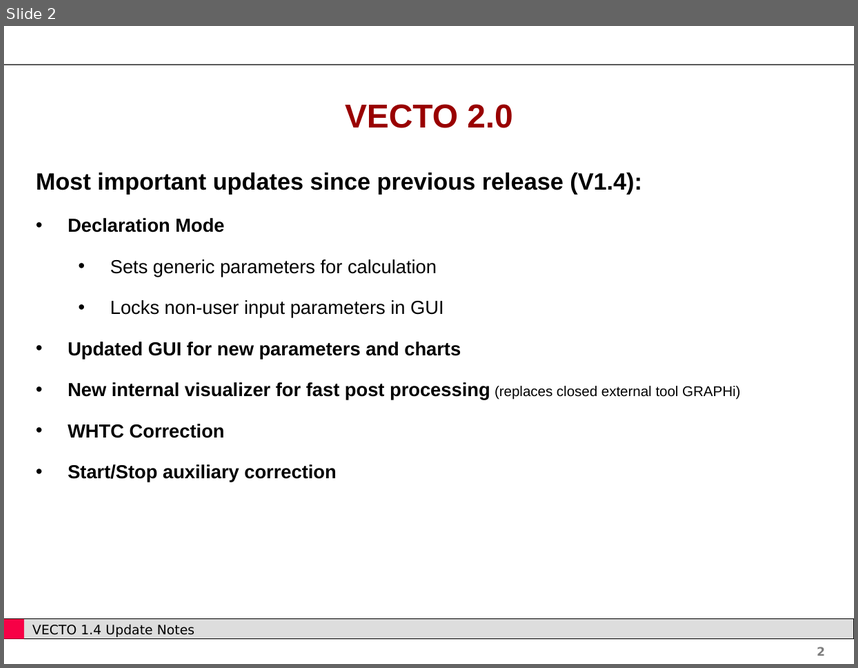
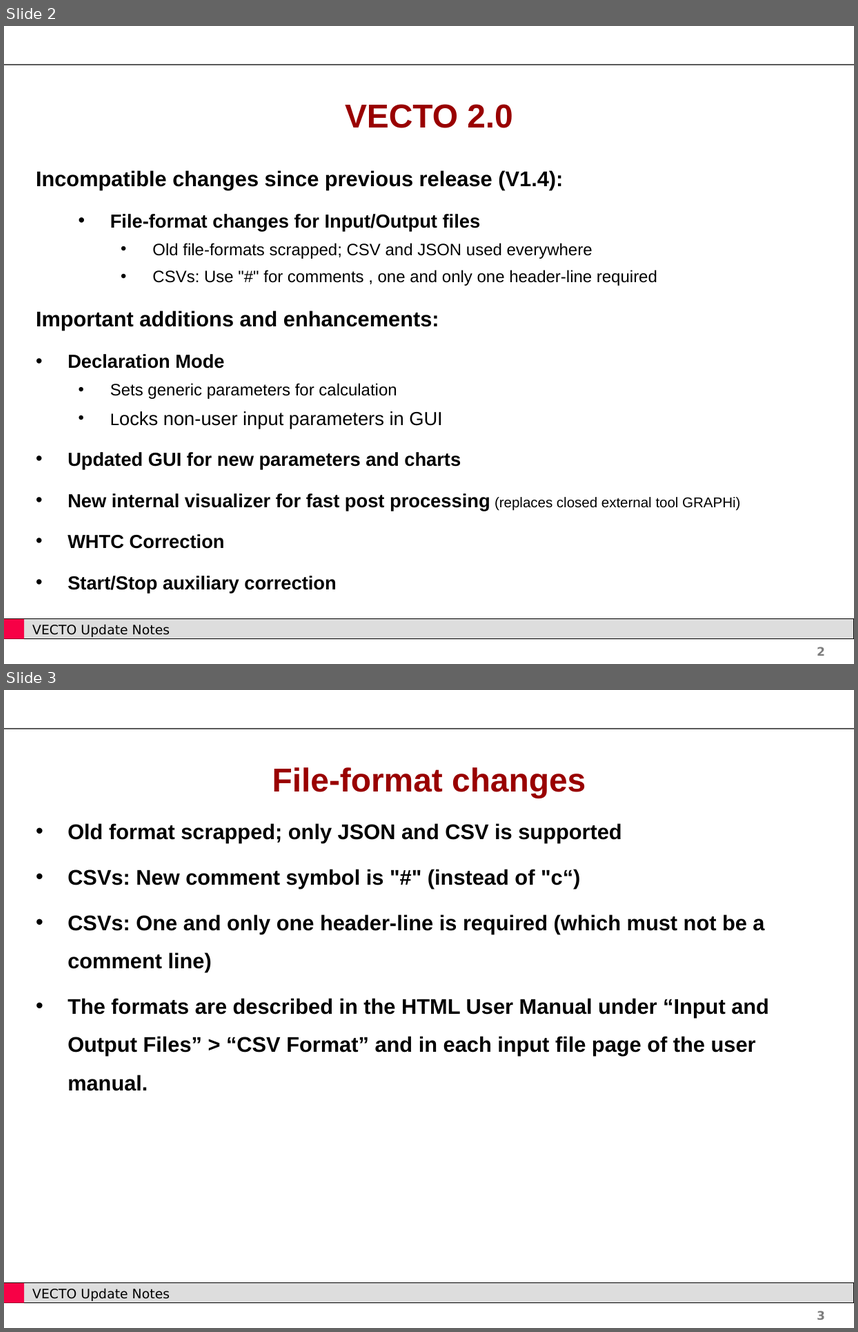
Before and after one commit to CLIMA-VECTO/vecto-sim, a slide deck: User Manual Source/Update Notes.pptx. Shown one above the other, each under a label of ours: slide 2 before the commit, slides 2 and 3 after it. The pictures are 858x668 and 858x1332 pixels, drawn with LibreOffice and Linux fonts; fonts in the diff are those of the drawing; background and template pictures are left out. Boxes give left, top, right and bottom in pixels: in the first picture for what was removed or moved away, otherwise in the second. Text is boxed around its words. In the diff, an @@ line names an element or a change of style, - is before the commit and + after.

```diff
--- a/User Manual Source/Update Notes.pptx
+++ b/User Manual Source/Update Notes.pptx
@@ slide 3 added at [4, 690, 854, 1328], background #FFFFFF; not listed: 5 template elements that a slide beside it also shows @@
@@ text added at [272, 767, 586, 798], 28 pt, text #990000, bold @@
+File-format changes
@@ text added at [67, 823, 769, 1091], 18 pt, text #000000, bold @@
+• Old format scrapped; only JSON and CSV is supported
+• CSVs: New comment symbol is "#" (instead of "c“)
+• CSVs: One and only one header-line is required (which must not be a comment line)
+• The formats are described in the HTML User Manual under “Input and Output Files” > “CSV Format” and in each input file page of the user manual.
@@ slide 2 changed as well @@
@@ text at [36, 170, 657, 330]: text changed; size 20 to 14 pt @@
-Most important updates since previous release (V1.4):
+Incompatible changes since previous release (V1.4):
+  • File-format changes for Input/Output files
+    • Old file-formats scrapped; CSV and JSON used everywhere
+    • CSVs: Use "#" for comments , one and only one header-line required
+Important additions and enhancements:
@@ text at [110, 383, 443, 428]: size 16 to 14 pt in "Sets generic parameters for calculation", "Locks"; line spacing 1.5 to 1 @@
@@ text at [32, 624, 170, 637]: text changed @@
-VECTO 1.4 Update Notes
+VECTO Update Notes
```
Also in this commit, not shown: 55 other slides changed, 1 other slide added, 2 other files.
